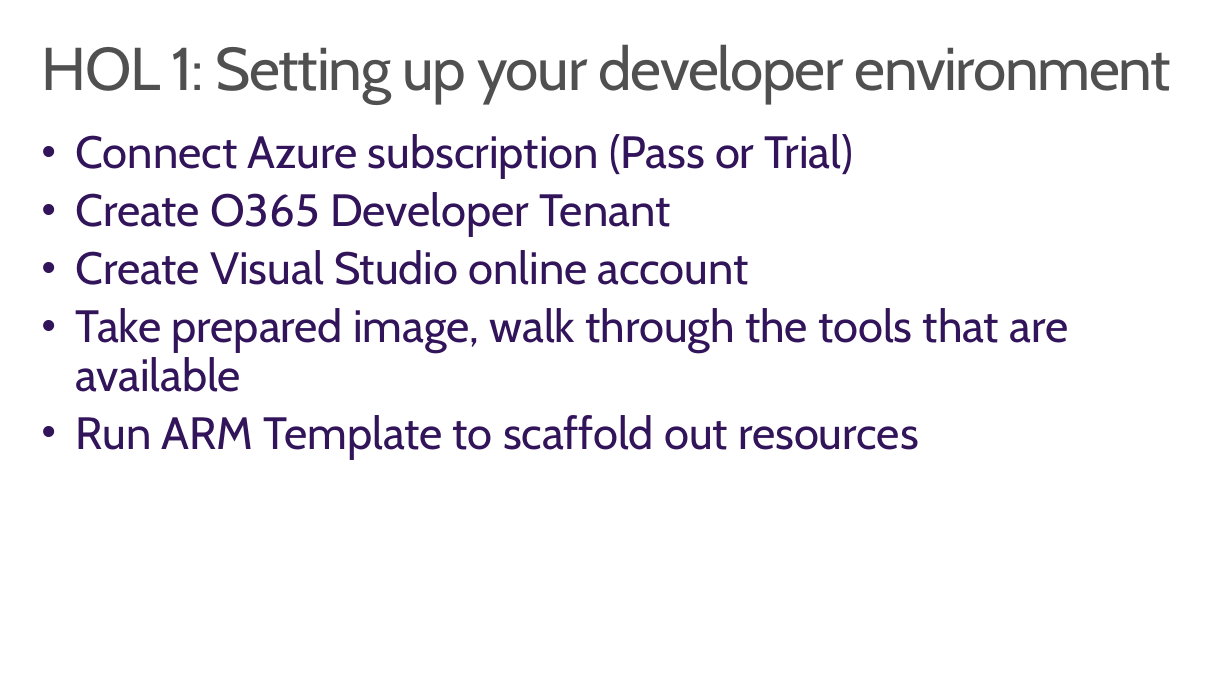
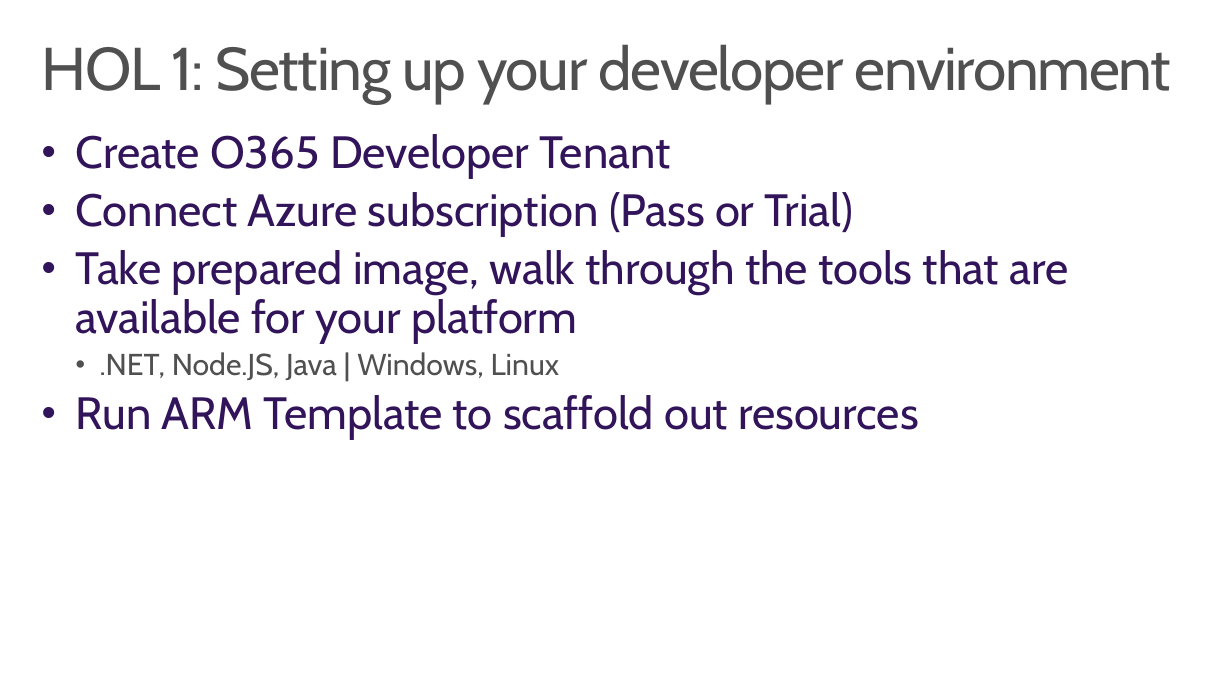
Before and after one commit to wely/DevCamp, a slide deck: slide 9 of Presentation/Module00-Hols.pptx (slide 6 before the commit). Drawn at 1232x693 pixels with LibreOffice and Linux fonts; fonts in the diff are those of the drawing; background and template pictures are left out. Boxes give left, top, right and bottom in pixels: in the first picture for what was removed or moved away, otherwise in the second. Text is boxed around its words. In the diff, an @@ line names an element or a change of style, - is before the commit and + after.

```diff
--- a/Presentation/Module00-Hols.pptx
+++ b/Presentation/Module00-Hols.pptx
@@ text at bbox=[76, 134, 670, 179]: paragraph added @@
+• Create O365 Developer Tenant
@@ text at bbox=[76, 250, 1068, 380]: text changed @@
-• Create O365 Developer Tenant
-• Create Visual Studio online account
-• Take prepared image, walk through the tools that are available
+• Take prepared image, walk through the tools that are available for your platform
+  • .NET, Node.JS, Java | Windows, Linux
```
Also in this commit, not shown: 7 other slides changed, 3 slides added, 2 other files.
